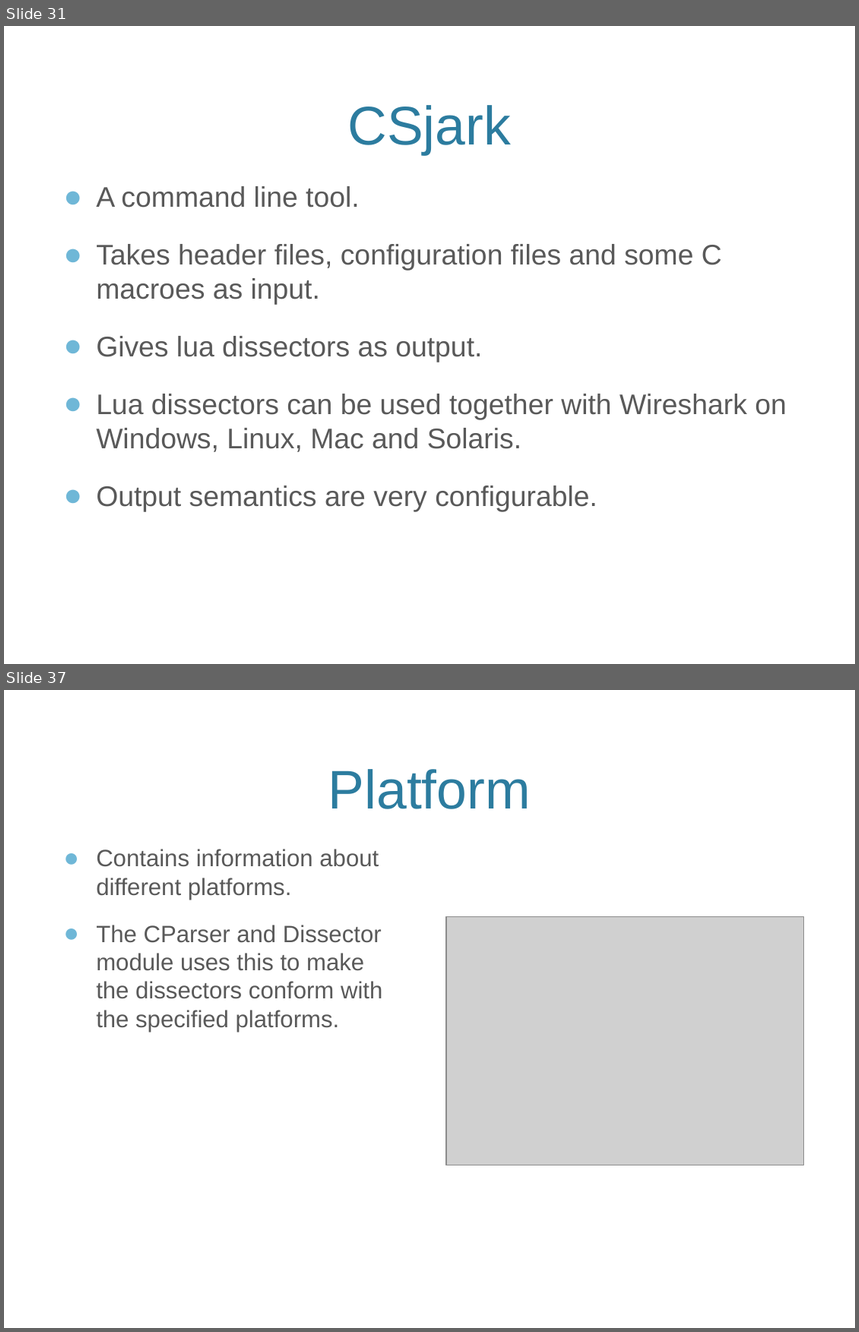
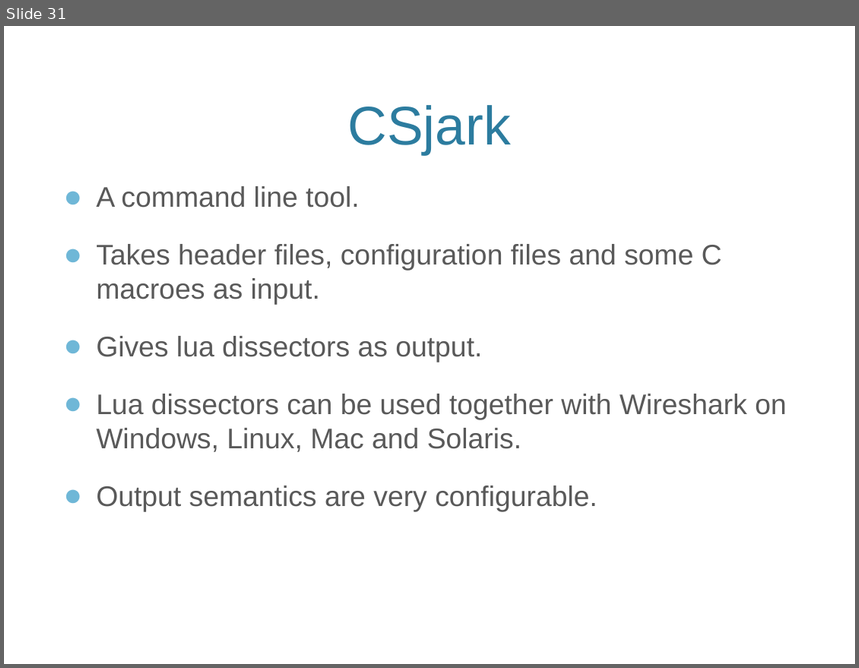
Before and after one commit to eventh/kpro9, a slide deck: presentation/TDT4290_FinalPresentasjon.pptx. Shown one above the other, each under a label of ours: slides 31 and 37 before the commit, slide 31 after it; the slides between them are not shown. The pictures are 859x1332 and 859x668 pixels, drawn with LibreOffice and Linux fonts; fonts in the diff are those of the drawing; grey boxes stand for pictures; background and template pictures are left out. Boxes give left, top, right and bottom in pixels: in the first picture for what was removed or moved away, otherwise in the second. Text is boxed around its words. In the diff, an @@ line names an element or a change of style, - is before the commit and + after.

```diff
--- a/presentation/TDT4290_FinalPresentasjon.pptx
+++ b/presentation/TDT4290_FinalPresentasjon.pptx
@@ slide 37 removed at [4,690,855,1328], background picture (left out) @@
@@ title removed at [329,769,531,809] @@
-Platform
@@ text removed at [96,849,382,1032] @@
-● Contains information about different platforms.
-● The CParser and Dissector module uses this to make the dissectors conform with the specified platforms.
@@ picture removed at [446,916,804,1166] @@
```
Also in this commit, not shown: 13 slides changed, 5 slides added, 11 other slides removed, 3 other files.
